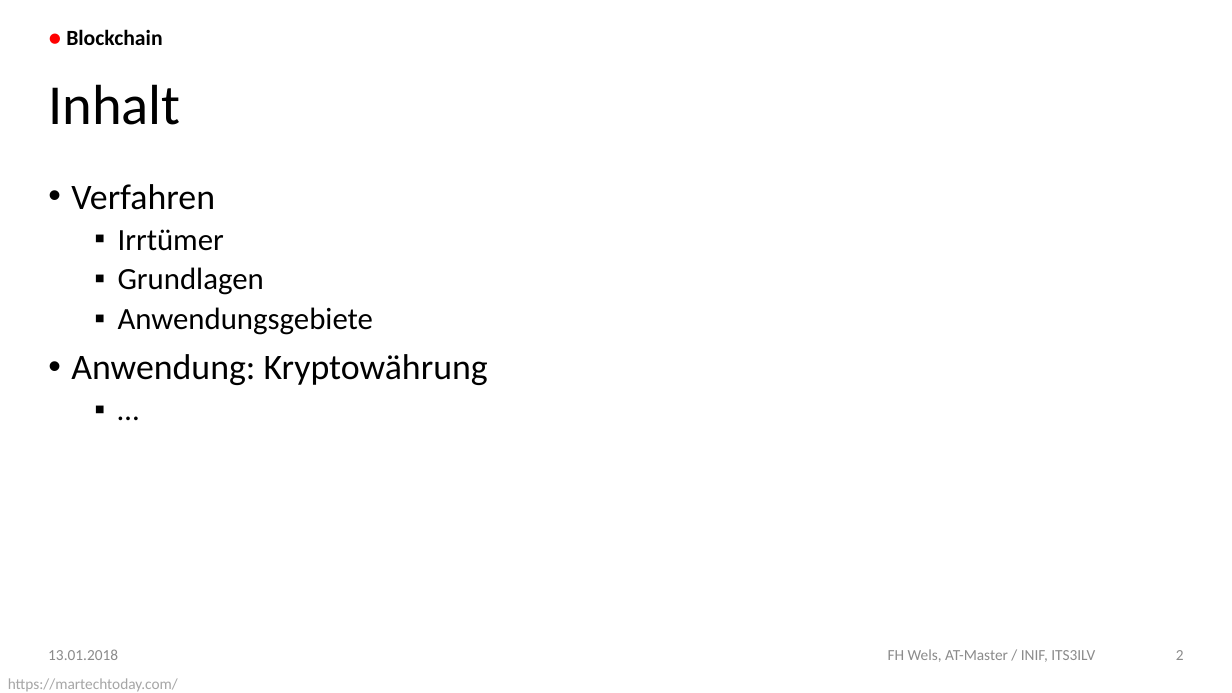
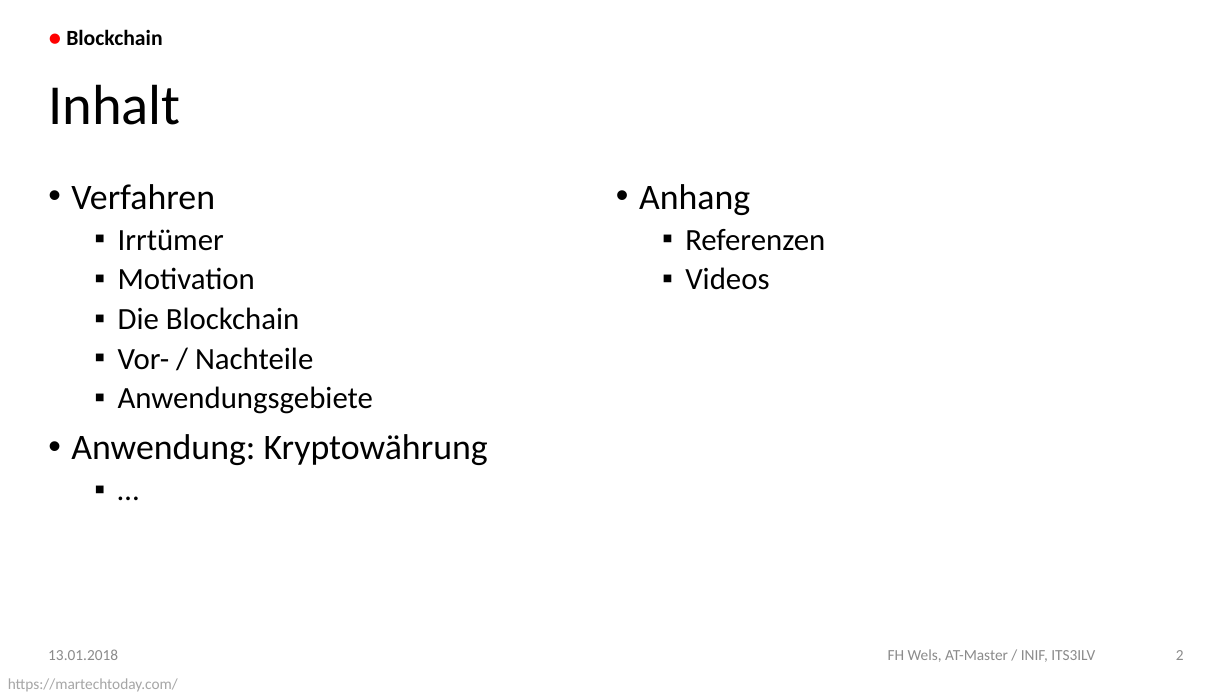
Before and after one commit to DoSchoe/ITS, a slide deck: slide 2 of Präsentation/Blockchain – Technologie.pptx. Drawn at 1232x693 pixels with LibreOffice and Linux fonts; fonts in the diff are those of the drawing; background and template pictures are left out. Boxes give left, top, right and bottom in pixels: in the first picture for what was removed or moved away, otherwise in the second. Text is boxed around its words. In the diff, an @@ line names an element or a change of style, - is before the commit and + after.

```diff
--- a/Präsentation/Blockchain – Technologie.pptx
+++ b/Präsentation/Blockchain – Technologie.pptx
@@ text "Verfahren" at [71,184,825,414]: columns 1 to 2 @@
@@ text at [639,184,825,290]: paragraphs added @@
+• Anhang
+  ▪ Referenzen
+  ▪ Videos
@@ text at [118,267,313,370]: text changed @@
-  ▪ Grundlagen
+  ▪ Motivation
+  ▪ Die Blockchain
+  ▪ Vor- / Nachteile
```
Also in this commit, not shown: 5 other slides changed, 4 slides added, 2 other files.
